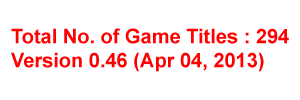
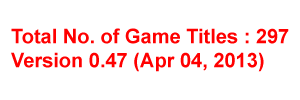
Comparing the layer stacks of the two w=300, h=100 images. Changes:
renamed "Total No. of Game Titles : 294 Version 0.46 (Apr 04, 2013)" to "Total No. of Game Titles : 297 Version 0.47 (Apr 04, 2013)", painted on it over [117, 29, 289, 68]
